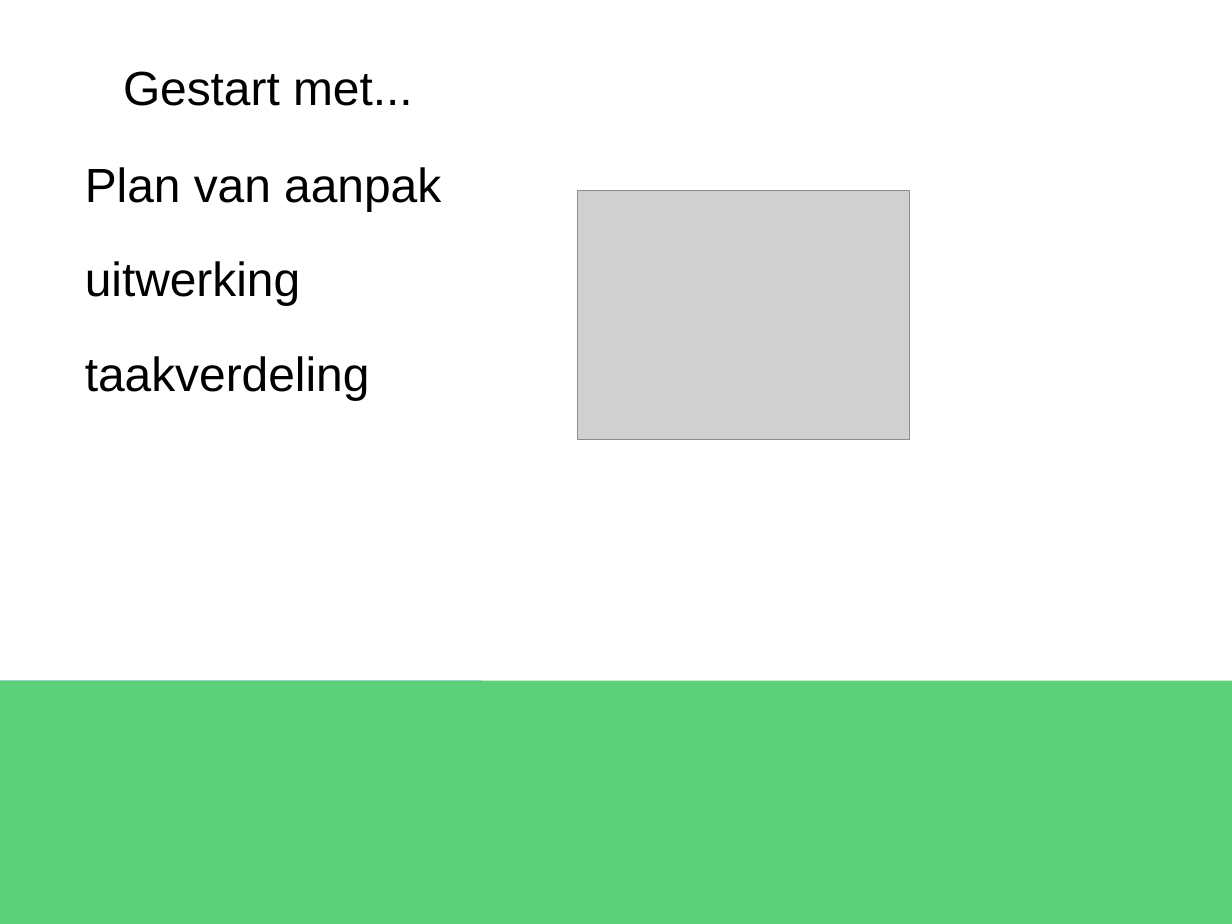
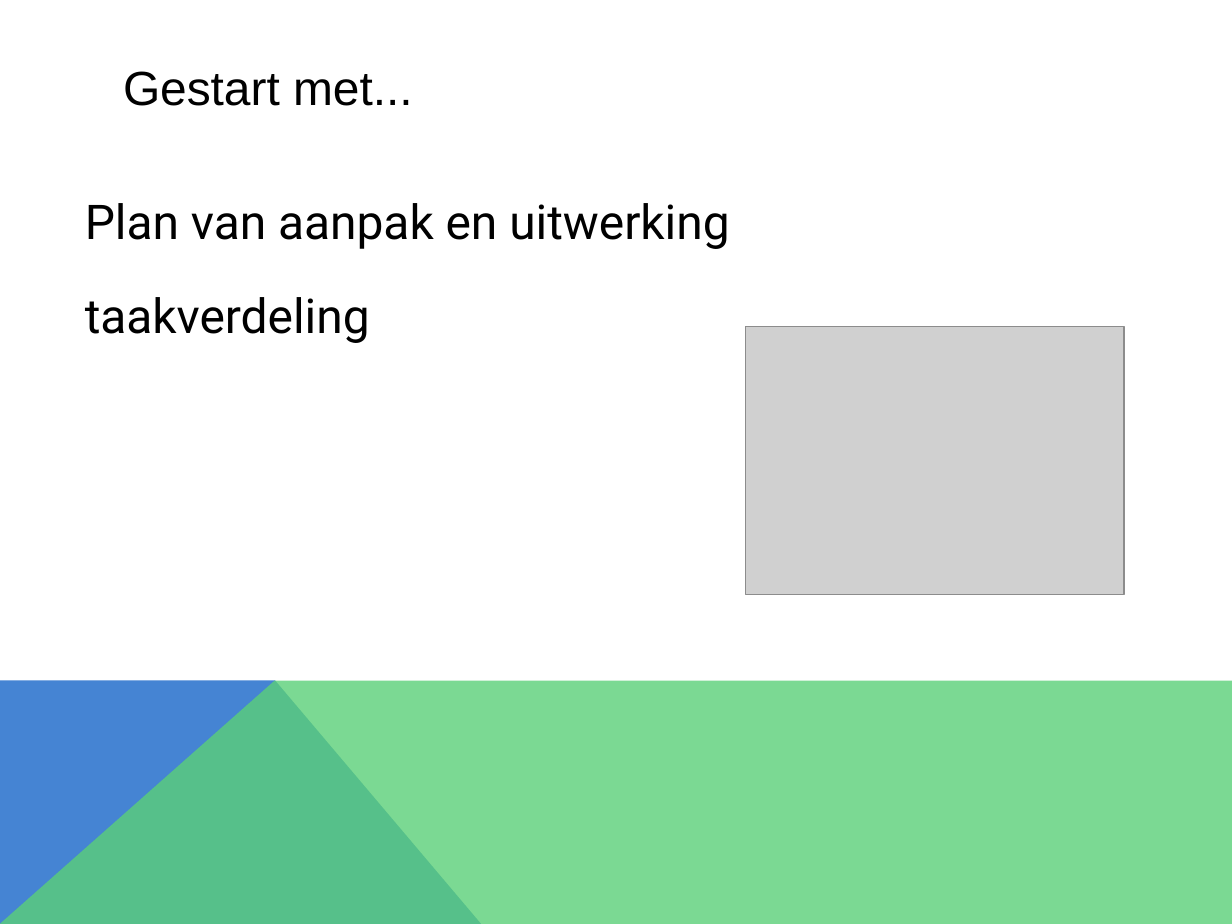
Before and after one commit to Dinilson/XNARaceGame, a slide deck: slide 2 of PRESENTATIE racegame project.pptx. Drawn at 1232x924 pixels with LibreOffice and Linux fonts; fonts in the diff are those of the drawing; grey boxes stand for pictures. Boxes give left, top, right and bottom in pixels: in the first picture for what was removed or moved away, otherwise in the second. Text is boxed around its words. In the diff, an @@ line names an element or a change of style, - is before the commit and + after.

```diff
--- a/PRESENTATIE racegame project.pptx
+++ b/PRESENTATIE racegame project.pptx
@@ text at box(85, 203, 729, 249): text changed; font Arial to Roboto @@
-Plan van aanpak
-uitwerking
+Plan van aanpak en uitwerking
@@ text at box(85, 297, 370, 343): font Arial to Roboto in "taakverdeling" @@
@@ picture: place and size @@
-picture at box(578, 190, 910, 439)
+picture at box(745, 326, 1124, 595)
@@ rectangle removed at box(0, 680, 482, 924) @@
@@ rectangle removed at box(0, 680, 1232, 924) @@
@@ freeform shape added at box(0, 680, 482, 924), fill #4584D3 @@
@@ freeform shape added at box(0, 680, 1232, 924), fill #5BD078 at 80% opacity @@
```
Also in this commit, not shown: 7 other slides changed.
